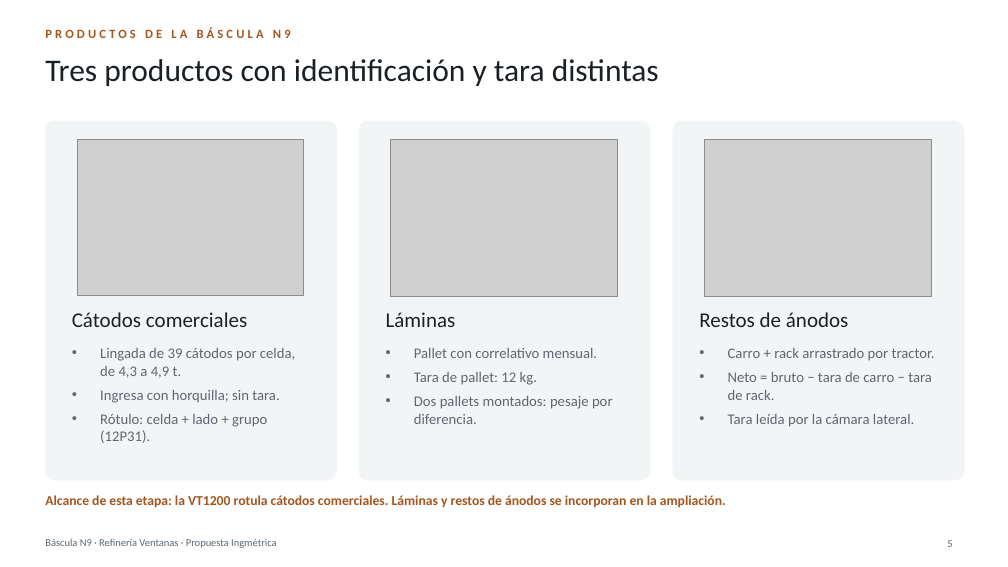
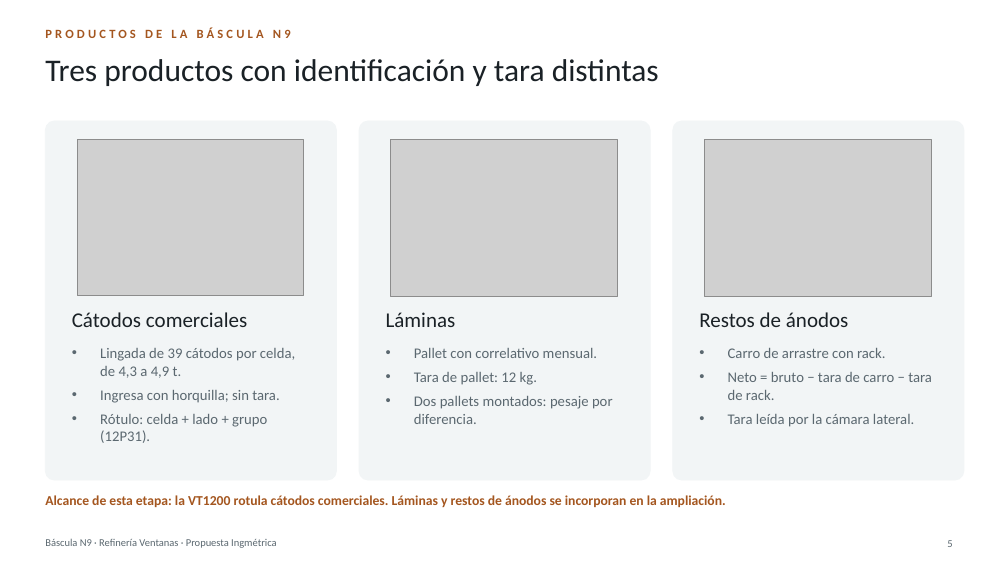
Before and after one commit to BortegaING/Codelco-Proyecto, a slide deck: slide 5 of presentacion/Bascula-N9-Ventanas.pptx. Drawn at 1008x567 pixels with LibreOffice and Linux fonts; fonts in the diff are those of the drawing; grey boxes stand for pictures. Boxes give left, top, right and bottom in pixels: in the first picture for what was removed or moved away, otherwise in the second. Text is boxed around its words. In the diff, an @@ line names an element or a change of style, - is before the commit and + after.

```diff
--- a/presentacion/Bascula-N9-Ventanas.pptx
+++ b/presentacion/Bascula-N9-Ventanas.pptx
@@ text at (728, 348, 885, 358): text changed @@
-• Carro + rack arrastrado por tractor.
+• Carro de arrastre con rack.
```
Also in this commit, not shown: 1 other slide changed, 14 other files.
